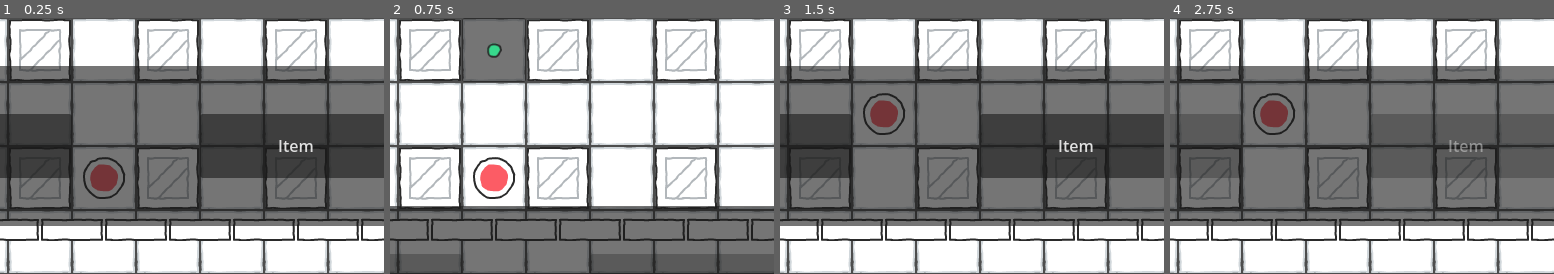
Above: before the commit, frames 1-4 (left to right).
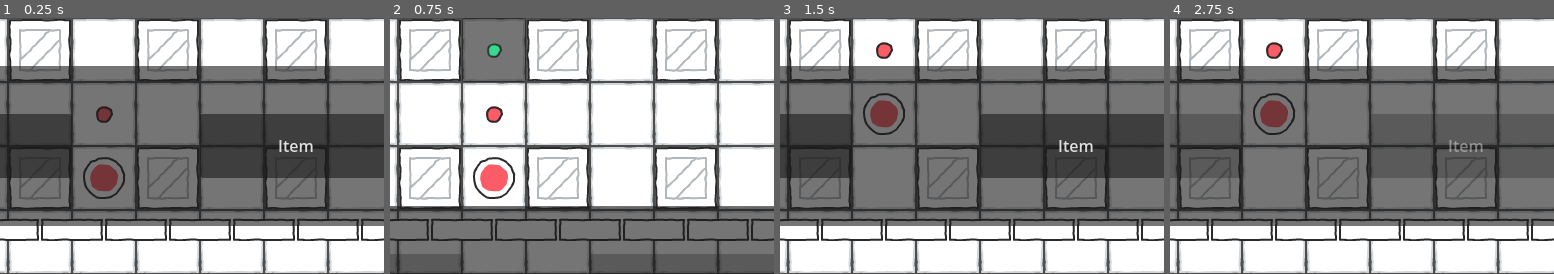
Above: after the commit, the same moments.

Repository: MagicOwl-Games/programmatura-definitive
Game: Godot game, scene res://Root.tscn
Two runs of this game, one before a commit and one after it. Both use one fixed random seed, a clock stepped at 60 frames per second and the inputs below.
Inputs (mouse positions are % of the whole screen's width and height, from its top left):
- Up to frame 1 (0.25 s): no input
- Up to frame 2 (0.75 s): click "Move" at 0.5 s
- Up to frame 3 (1.5 s): click (46, 31) at 1.25 s
- Up to frame 4 (2.75 s): click "Item" at 2 s
The pictures show only the part of the screen within x 32-82%, y 50-100%; the shares and areas given below are measured in that part.

The runs differ from the first frame. In frame 1, 0.2% of the frame differs, in the area x 25-30%, y 34-42%; in frame 2, 0.2%; in frame 3, 0.2%; in frame 4, 0.2%.

Commit message:
fix: enemy movement was causing an endless loop sometimes

Diff:
--- a/scenes/Enemy.tscn
+++ b/scenes/Enemy.tscn
@@ -42,7 +42,6 @@
 hit_from_inside = true
 
 [node name="DetectionArea" type="Area2D" parent="." unique_id=349799831]
-visible = false
 metadata/_edit_group_ = true
 
 [node name="CollisionShape2D" type="CollisionShape2D" parent="DetectionArea" unique_id=1663243637]
--- a/scripts/enemy.gd
+++ b/scripts/enemy.gd
@@ -27,6 +27,8 @@
 @onready var right_raycast: RayCast2D = $MovementArea/RightRayCast2D;
 @onready var detection_area: Node2D = $DetectionArea;
 
+
+
 # FIX: still can't type it properly, try to figure out a way of defining its value
 #without using get_children().
 var collision_areas: Array;
@@ -35,7 +37,7 @@
 func _ready() -> void:
 	# FIX: WOW!!! SUCH GOOD CODE MUCH WOW
 	#collision_areas = movement_area.get_children();
-	detection_area.hide();
+	#detection_area.hide();
 	init_detection_area();
 	TurnManager.is_moving_enemies_signal.connect(_on_enemy_handle_is_moving_enemies_signal);
 
@@ -44,12 +46,8 @@
 	pass
 
 func _on_enemy_handle_is_moving_enemies_signal() -> void:
-	up_raycast.force_raycast_update();
-	down_raycast.force_raycast_update();
-	left_raycast.force_raycast_update();
-	right_raycast.force_raycast_update();
+	update_raycasts();
 
-	var direction_to_move: RayCast2D = null;
 	var directions_array: Array[RayCast2D] = [
 		up_raycast,
 		down_raycast,
@@ -57,9 +55,14 @@
 		right_raycast,
 	];
 
+	var direction_to_move: RayCast2D = null;
+
+	# FIX: this loop is breaking the game, here and down below
+	# it was breaking because at some point the directions_array was full of null
+	#values, so I had to move it to inside the function to make it work.
 	while direction_to_move == null:
-		var random_direction = Directions.values().pick_random();
-		if !directions_array[random_direction].is_colliding():
+		var random_direction: Directions = Directions.values().pick_random();
+		if not directions_array[random_direction].is_colliding():
 			direction_to_move = directions_array[random_direction];
 
 	match direction_to_move:
@@ -72,70 +75,40 @@
 		right_raycast:
 			position += Vector2(64, 0);
 
-	#var free_areas: Array[Area2D] = [];
-#
-	#for area in collision_areas:
-		##print("area is area2D: %s" % area is Area2D);
-		##print("area is overlapping_areas: %s" % area.has_overlapping_areas());
-		## FIX: be more specific about the bodies
-		#if not area.has_overlapping_bodies():
-			##print("area info: %s" % area.name);
-			#free_areas.append(area);
-#
-	#if free_areas.size() == 0:
-		#return;
-	#
-	#if free_areas.size() == 1:
-		#self.position += free_areas[0].position;
-		#detection_area.position = free_areas[0].position;
-		#return;
-	#
-	#var free_random: Area2D = free_areas.pick_random();
-	#self.position += free_random.position;
-	#handle_detection_area();
-	##detection_area.position = free_random.position;
-#
-	##TurnManager.is_moving_enemies_signal.emit(false);
-
-#func handle_detection_area() -> void:
-	#var free_areas: Array[Area2D] = [];
-	#
-	#for area in collision_areas:
-		#if not area.has_overlapping_bodies():
-			#free_areas.append(area);
-	#
-	#if free_areas.size() == 0:
-		#return;
-	#
-	#if free_areas.size() == 1:
-		#detection_area.position = free_areas[0].position;
-		#detection_area.show();
-		#return;
-	#
-	##for area in free_areas:
-		##area.modulate = Color(20, 0, 0);
-		#
-	#var free_random: Area2D = free_areas.pick_random();
-	#detection_area.position = free_random.position;
 
 # TODO: this logic should be a helper, it's duplicated
 func init_detection_area() -> void:
-	var free_areas: Array[Area2D] =  [];
+	update_raycasts();
 
-	for area in collision_areas:
-		# FIX: be more specific
-		if not area.has_overlapping_bodies():
-			free_areas.append(area);
+	var directions_array: Array[RayCast2D] = [
+		up_raycast,
+		down_raycast,
+		left_raycast,
+		right_raycast,
+	];
 
-	if free_areas.size() == 0:
-		return;
+	var enemy_vision: RayCast2D = null;
 
-	if free_areas.size() == 1:
-		detection_area.position = free_areas[0].position;
-		detection_area.show();
-		return;
+	while enemy_vision == null:
+		var random_direction = Directions.values().pick_random();
+		if not directions_array[random_direction].is_colliding():
+			enemy_vision = directions_array[random_direction];
+
+	match enemy_vision:
+		up_raycast:
+			detection_area.position += Vector2(0, -64);
+		down_raycast:
+			detection_area.position += Vector2(0, 64);
+		left_raycast:
+			detection_area.position += Vector2(-64, 0);
+		right_raycast:
+			detection_area.position += Vector2(64, 0);
 
 
-	var free_random: Area2D = free_areas.pick_random();
-	detection_area.position = free_random.position;
-	detection_area.show();
+
+# HELPERS
+func update_raycasts():
+	up_raycast.force_raycast_update();
+	down_raycast.force_raycast_update();
+	left_raycast.force_raycast_update();
+	right_raycast.force_raycast_update();
